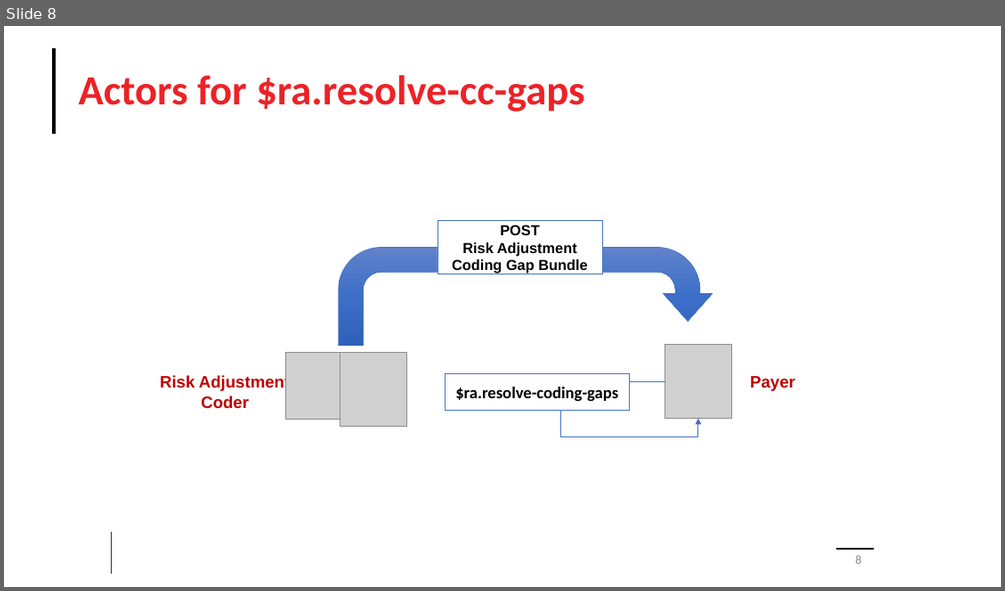
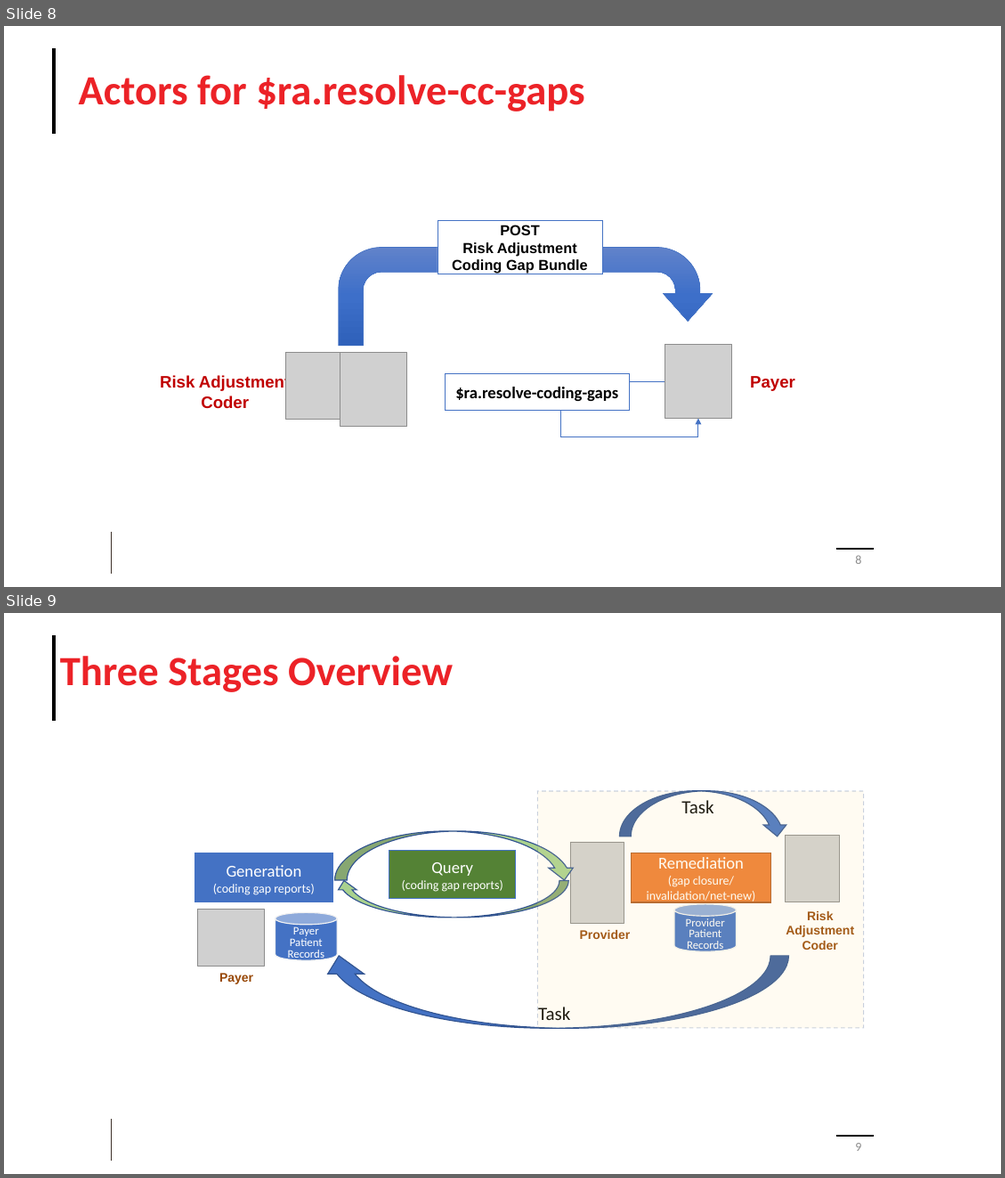
Before and after one commit to HL7/davinci-ra, a slide deck: input/images/Source/Risk Adjustment Images.pptx. Shown one above the other, each under a label of ours: slide 8 before the commit, slides 8 and 9 after it. The pictures are 1005x591 and 1005x1178 pixels, drawn with LibreOffice and Linux fonts; fonts in the diff are those of the drawing; grey boxes stand for pictures; background and template pictures are left out. Boxes give left, top, right and bottom in pixels: in the first picture for what was removed or moved away, otherwise in the second. Text is boxed around its words. In the diff, an @@ line names an element or a change of style, - is before the commit and + after.

```diff
--- a/input/images/Source/Risk Adjustment Images.pptx
+++ b/input/images/Source/Risk Adjustment Images.pptx
@@ slide 9 added at <box>4,613,1001,1174</box>, background #FFFFFF; not listed: 3 template elements that a slide beside it also shows @@
@@ title added at <box>60,656,453,692</box>, 40 pt, text #EC2227, bold @@
+Three Stages Overview
@@ rectangle added at <box>538,791,864,1027</box>, fill #FFE699 at 12% opacity, outline #325491 1 pt dashed @@
@@ curved down arrow added at <box>619,791,788,836</box>, fill #4472C4, outline #325491 1 pt @@
@@ text added at <box>681,800,713,813</box>, 18 pt, text #000000 @@
+Task
@@ curved down arrow added at <box>334,831,576,881</box>, fill #A9D18E, outline #325491 1 pt @@
@@ rectangle added at <box>389,850,516,899</box>, fill #548235, outline #4472C4 1 pt, 12 pt, text #FFFFFF @@
+Query
+(coding gap reports)
@@ picture added at <box>570,842,624,924</box> @@
@@ picture added at <box>785,835,840,901</box> @@
@@ rectangle added at <box>194,853,333,901</box>, fill #4472C4, outline #4472C4 1 pt, 12 pt, text #FFFFFF @@
+Generation
+(coding gap reports)
@@ rectangle added at <box>631,853,771,902</box>, fill #ED7D31, outline #AF5C24 1 pt, 12 pt, text #FFFFFF @@
+Remediation
+(gap closure/ invalidation/net-new)
@@ curved down arrow added at <box>334,881,568,917</box>, fill #A9D18E, outline #325491 1 pt @@
@@ cylinder added at <box>675,904,736,951</box>, fill #4472C4, outline #F2F2F2 1 pt, 11 pt, text #FFFFFF @@
+Provider Patient Records
@@ picture added at <box>198,909,264,966</box> @@
@@ cylinder added at <box>275,912,338,960</box>, fill #4472C4, outline #F2F2F2 1 pt, 11 pt, text #FFFFFF @@
+Payer Patient Records
@@ text added at <box>580,930,631,939</box>, 12 pt, text #984807, bold @@
+Provider
@@ text added at <box>785,911,854,949</box>, 12 pt, text #984807, bold @@
+Risk Adjustment Coder
@@ curved down arrow added at <box>321,956,789,1028</box>, fill #4472C4, outline #325491 1 pt @@
@@ text added at <box>219,973,253,984</box>, 12 pt, text #984807, bold @@
+Payer
@@ text added at <box>538,1006,570,1020</box>, 18 pt, text #000000 @@
+Task
@@ page number added at <box>855,1143,861,1151</box>, 12 pt, text #8C8C8C @@
+9
```
Also in this commit, not shown: 5 other files.
